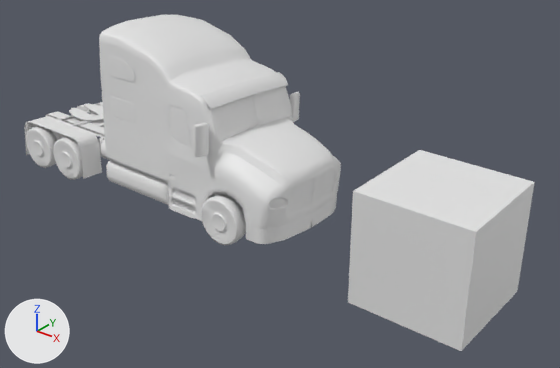
What one commit did to the Blender file CrashSemi.blend.
Both versions are drawn from a camera (50 mm lens) standing at (9.18, -8.67, 6.17) and looking at (1.75, 0.62, 0.41). The lights are fixed; the arrows at lower left show +X, +Y and +Z. The first picture is the older version.

Objects in the first picture: 'CrashTire', 'Cube', 'Torus', 'Truck.001'.
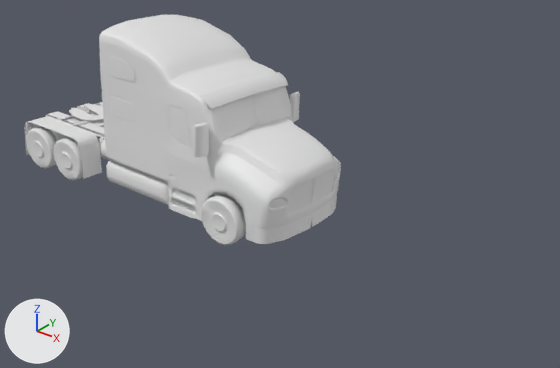
What the commit changed:
Object 'Torus' (ob_torus) moves from (0.0, 0.0, 0.0) to (0.0, 0.0, -0.02).
Object 'Cube' (ob_cube) is deleted.

Pixel boxes (x1, y1, x2, y2) of what changed, in the pictures (560 x 368 px):
'Cube', deleted: before (348, 150, 535, 351)
'Torus', moved: before (26, 105, 104, 180); after (26, 105, 104, 181)
